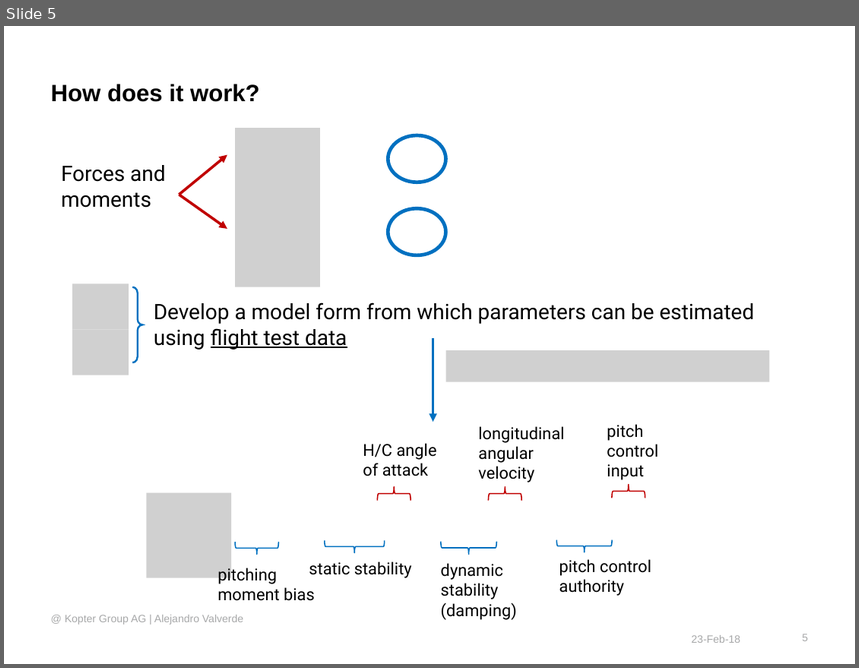
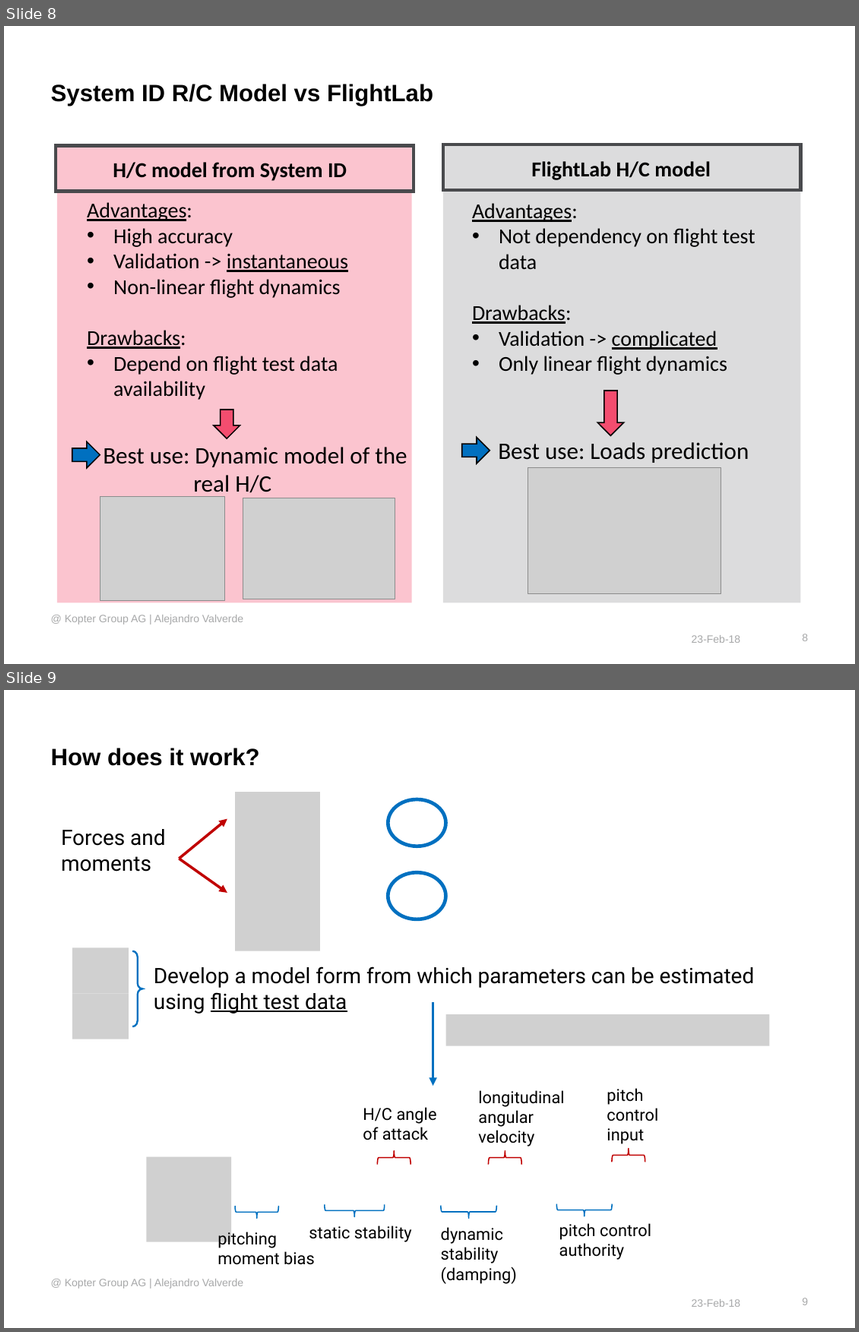
Before and after one commit to wuyou33/kopter, a slide deck: s_id/docs/System Identification to support Flight Test activities - proposal.pptx. Shown one above the other, each under a label of ours: slide 5 before the commit, slides 8 and 9 after it. The pictures are 859x668 and 859x1332 pixels, drawn with LibreOffice and Linux fonts; fonts in the diff are those of the drawing; grey boxes stand for pictures; background and template pictures are left out. Boxes give left, top, right and bottom in pixels: in the first picture for what was removed or moved away, otherwise in the second. Text is boxed around its words. In the diff, an @@ line names an element or a change of style, - is before the commit and + after.

```diff
--- a/s_id/docs/System Identification to support Flight Test activities - proposal.pptx
+++ b/s_id/docs/System Identification to support Flight Test activities - proposal.pptx
@@ slide 8 added at <box>4,26,855,664</box>, background #FFFFFF @@
@@ title added at <box>51,84,433,107</box>, 20 pt, text #000000, bold @@
+System ID R/C Model vs FlightLab
@@ rectangle added at <box>56,146,414,192</box>, outline #494B4E 2.75 pt @@
@@ rectangle added at <box>56,145,411,604</box>, fill #FBC4CF @@
@@ text added at <box>113,162,347,181</box>, 18 pt, text #000000, bold @@
+H/C model from System ID
@@ rectangle added at <box>443,145,800,604</box>, fill #DCDCDD @@
@@ rectangle added at <box>443,145,800,191</box>, outline #494B4E 2.75 pt @@
@@ text added at <box>531,161,711,180</box>, 18 pt, text #000000, bold @@
+FlightLab H/C model
@@ text added at <box>87,202,348,400</box>, 18 pt, text #000000 @@
+Advantages:
+• High accuracy
+• Validation -> instantaneous
+• Non-linear flight dynamics
+Drawbacks:
+• Depend on flight test data availability
@@ text added at <box>472,203,756,375</box>, 18 pt, text #000000 @@
+Advantages:
+• Not dependency on flight test data
+Drawbacks:
+• Validation -> complicated
+• Only linear flight dynamics
@@ down arrow added at <box>214,410,240,439</box>, fill #F34D6F, outline #000000 1 pt @@
@@ down arrow added at <box>598,391,623,436</box>, fill #F34D6F, outline #000000 1 pt @@
@@ down arrow added at <box>72,442,101,468</box>, fill #0070C0, outline #000000 1 pt @@
@@ text added at <box>103,447,407,498</box>, 20 pt, text #000000 @@
+Best use: Dynamic model of the
+real H/C
@@ down arrow added at <box>462,438,490,465</box>, fill #0070C0, outline #000000 1 pt @@
@@ text added at <box>498,442,749,463</box>, 20 pt, text #000000 @@
+Best use: Loads prediction
@@ picture added at <box>528,468,721,594</box> @@
@@ picture added at <box>100,497,225,601</box> @@
@@ picture added at <box>243,499,395,600</box> @@
@@ text added at <box>65,615,243,625</box>, 9 pt, text #A7A8A9 @@
+@ Kopter Group AG | Alejandro Valverde
@@ text added at <box>692,636,741,643</box>, 9 pt, text #A7A8A9 @@
+23-Feb-18
@@ page number added at <box>802,634,808,642</box>, 9 pt, text #A7A8A9 @@
+8
@@ what was slide 5 is now slide 9 @@
@@ page number at <box>802,1298,808,1306</box>: text changed @@
-5
+9
```
Also in this commit, not shown: 4 slides changed, 3 other slides added, 1 other file.
